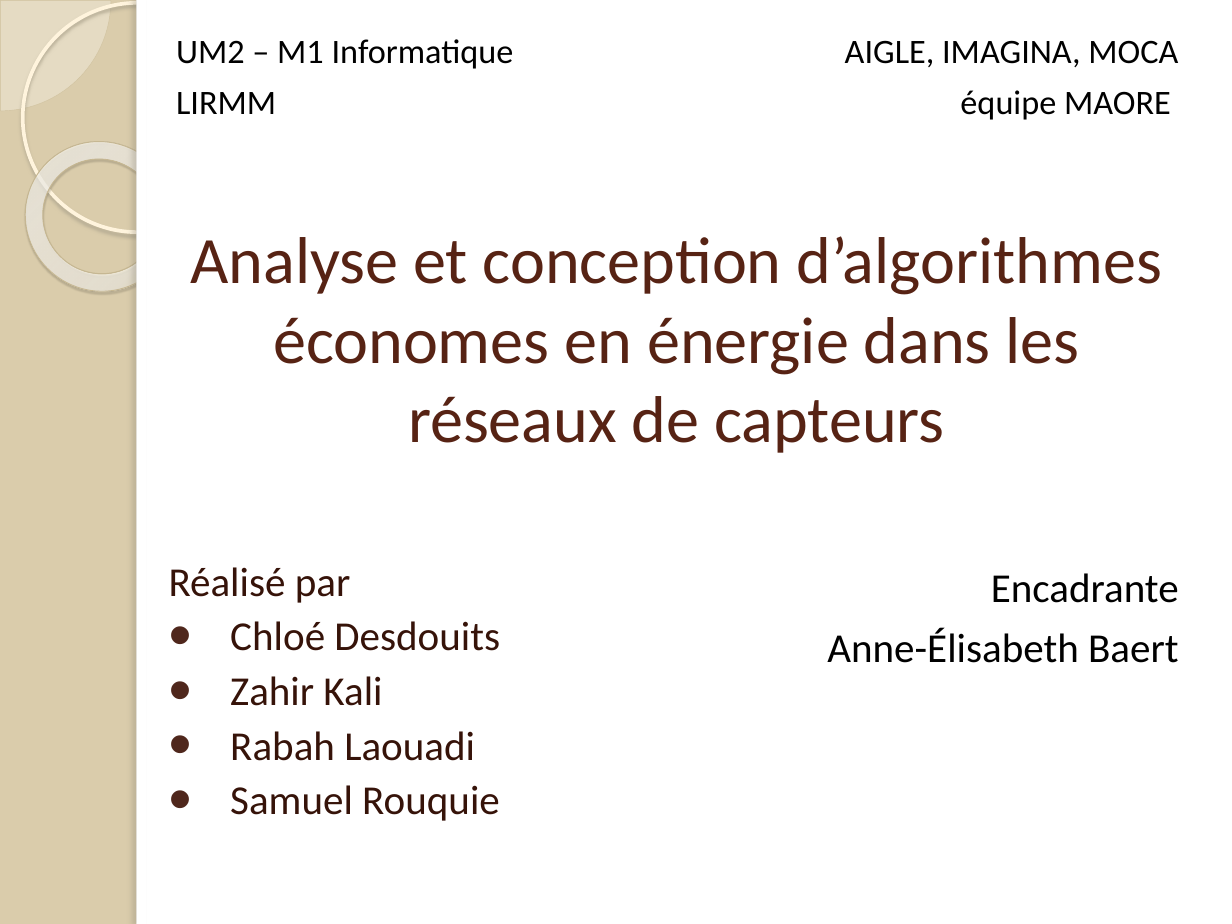
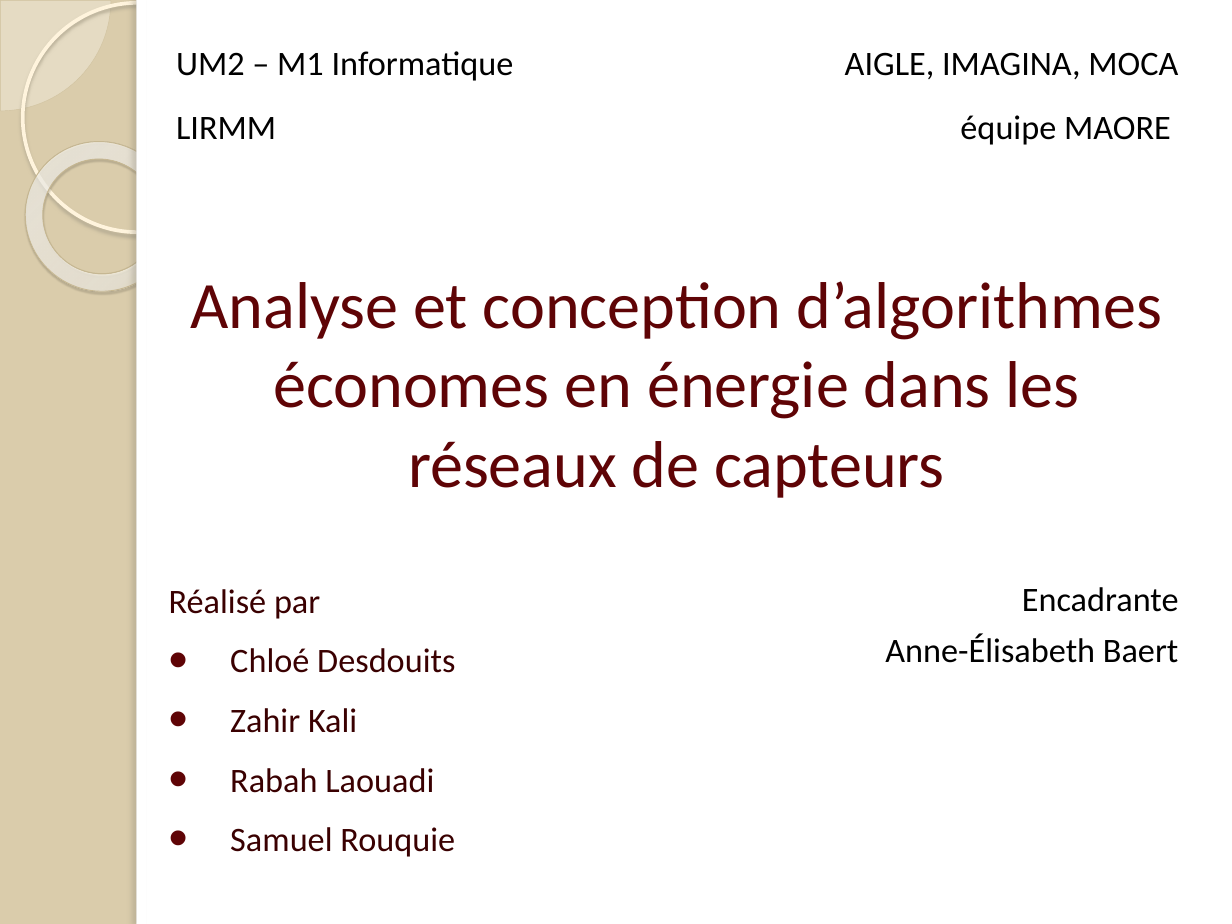
Before and after one commit to Patre/Energy-saving-in-sensors--networks, a slide deck: slide 1 of Redaction/Presentation/pres.pptx. Drawn at 1232x924 pixels with LibreOffice and Linux fonts; fonts in the diff are those of the drawing. Boxes give left, top, right and bottom in pixels: in the first picture for what was removed or moved away, otherwise in the second. Text is boxed around its words. In the diff, an @@ line names an element or a change of style, - is before the commit and + after.

```diff
--- a/Redaction/Presentation/pres.pptx
+++ b/Redaction/Presentation/pres.pptx
@@ text "UM2 – M1 Informatique" at box(176, 51, 514, 139): line spacing 1 to 1.3 @@
@@ text "AIGLE, IMAGINA, MOCA" at box(845, 52, 1178, 145): line spacing 1 to 1.3 @@
@@ title "Analyse et conception d’algorithmes économes ..." at box(191, 281, 1162, 498): text colour #572314 to #5F0406 @@
@@ subtitle "Réalisé par": place and size @@
-subtitle "Réalisé par" at box(169, 567, 500, 821)
+subtitle "Réalisé par" at box(169, 589, 455, 857)
@@ subtitle "Réalisé par" at box(169, 589, 455, 857): size 24 to 20 pt, text colour #361309 to #3B0001; line spacing 0.9 to 1.2; bullet colour #4F271C to #5F0406 @@
@@ text "Encadrante": place and size @@
-text "Encadrante" at box(827, 573, 1179, 663)
+text "Encadrante" at box(885, 587, 1179, 663)
@@ text "Encadrante" at box(885, 587, 1179, 663): size 24 to 20 pt; line spacing 1.2 to 1 @@
```
Also in this commit, not shown: 27 other slides changed, 8 other files.
